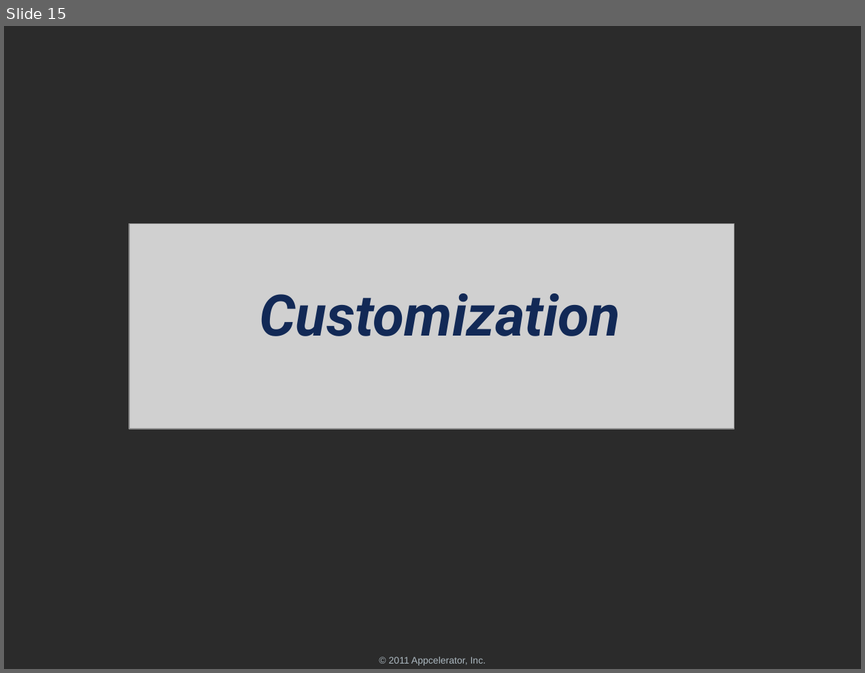
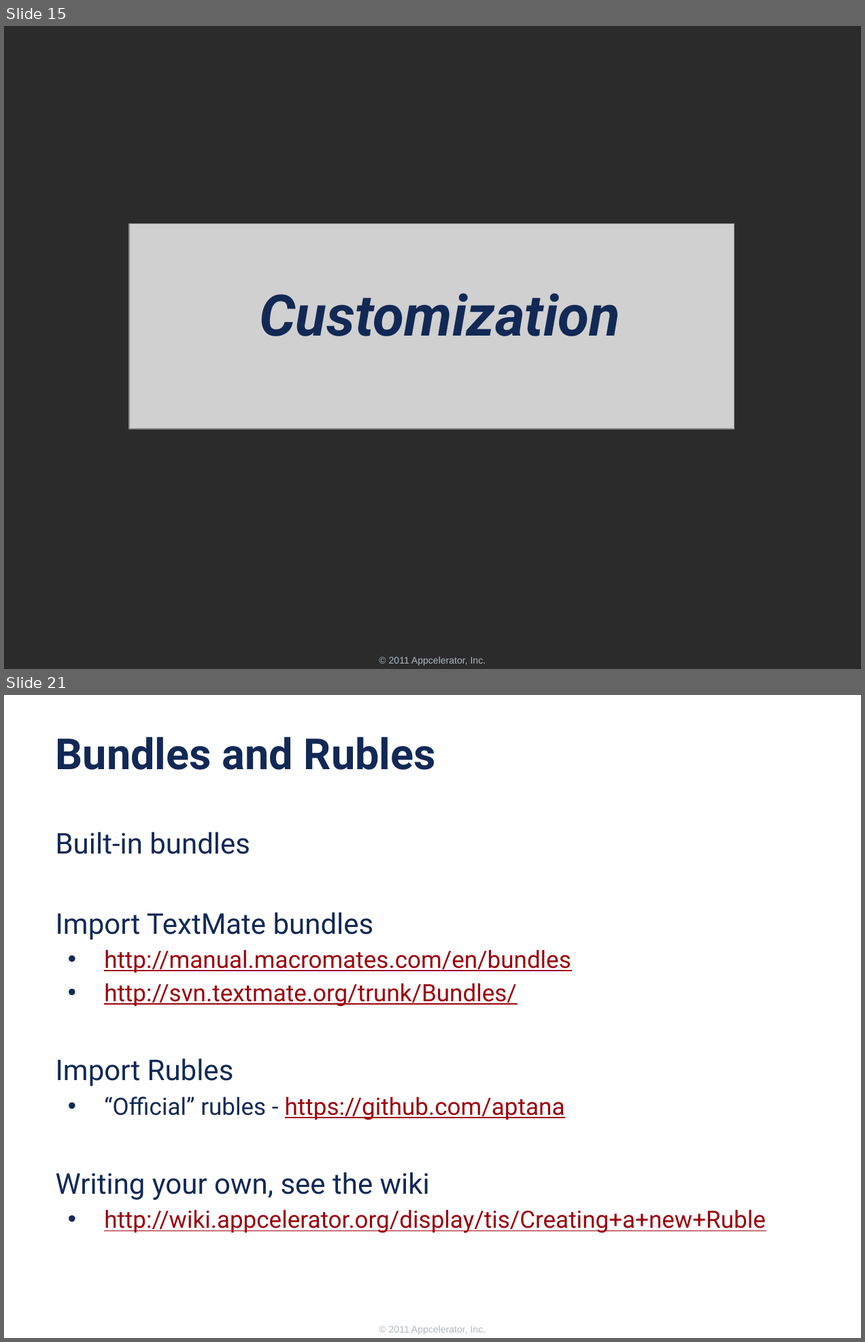
Before and after one commit to appcelerator-forks/appcelerator-training.tcmd_certification, a slide deck: 300/300.pptx. Shown one above the other, each under a label of ours: slide 15 before the commit, slides 15 and 21 after it; the slides between them are not shown. The pictures are 865x673 and 865x1342 pixels, drawn with LibreOffice and Linux fonts; fonts in the diff are those of the drawing; grey boxes stand for pictures; background and template pictures are left out; a plain dark background stands for a picture behind light text. Boxes give left, top, right and bottom in pixels: in the first picture for what was removed or moved away, otherwise in the second. Text is boxed around its words. In the diff, an @@ line names an element or a change of style, - is before the commit and + after.

```diff
--- a/300/300.pptx
+++ b/300/300.pptx
@@ slide 21 added at [4,695,861,1338], background #FFFFFF; not listed: 1 template element that a slide beside it also shows @@
@@ title added at [56,736,436,770], 36 pt, text #122956, bold @@
+Bundles and Rubles
@@ text added at [56,832,766,1233], 20 pt, text #9C030B, underline @@
+Built-in bundles
+Import TextMate bundles
+  • http://manual.macromates.com/en/bundles
+  • http://svn.textmate.org/trunk/Bundles/
+Import Rubles
+  • “Official” rubles - https://github.com/aptana
+Writing your own, see the wiki
+  • http://wiki.appcelerator.org/display/tis/Creating+a+new+Ruble
```
Also in this commit, not shown: 1 slide changed, 4 other slides added, 2 slides removed, 1 other file.
